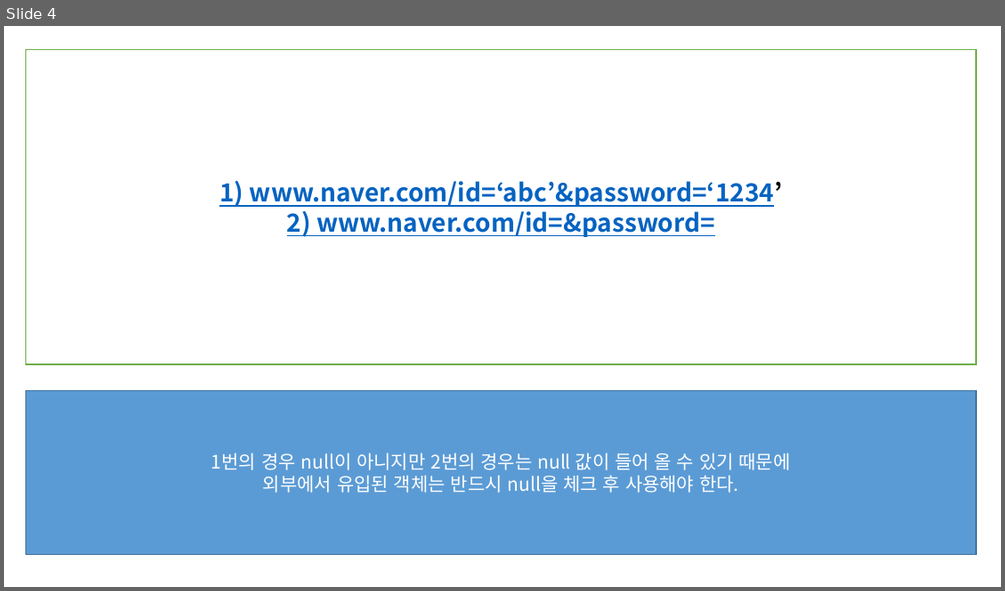
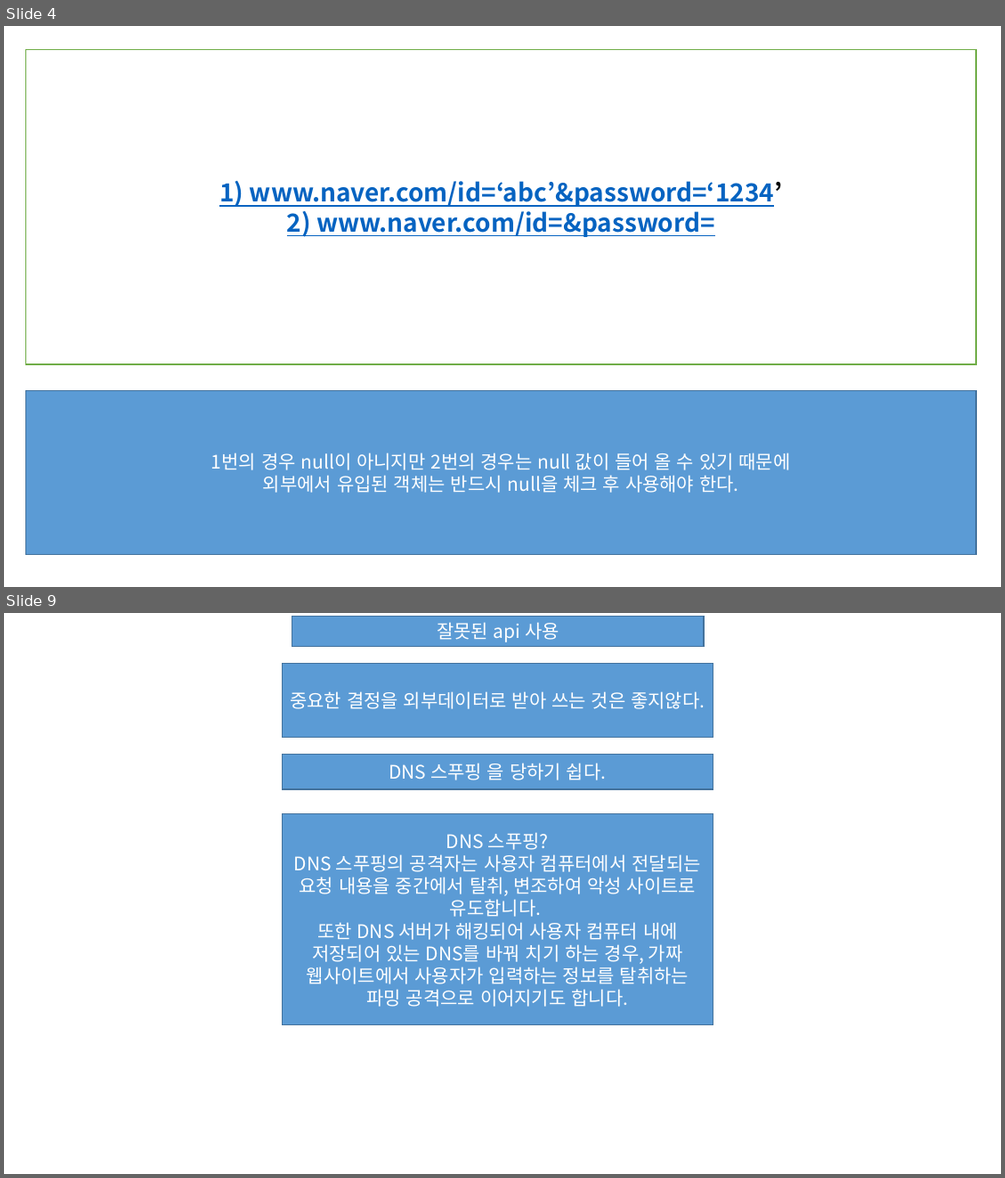
Before and after one commit to djawlths3/cafe24_security_study_4group, a slide deck: security/2.발표자료/chapter5/안전하지않은코딩스타일.pptx. Shown one above the other, each under a label of ours: slide 4 before the commit, slides 4 and 9 after it; the slides between them are not shown. The pictures are 1005x591 and 1005x1178 pixels, drawn with LibreOffice and Linux fonts; fonts in the diff are those of the drawing. Boxes give left, top, right and bottom in pixels: in the first picture for what was removed or moved away, otherwise in the second. Text is boxed around its words. In the diff, an @@ line names an element or a change of style, - is before the commit and + after.

```diff
--- a/security/2.발표자료/chapter5/안전하지않은코딩스타일.pptx
+++ b/security/2.발표자료/chapter5/안전하지않은코딩스타일.pptx
@@ slide 9 added at (4, 613, 1001, 1174), background #FFFFFF @@
@@ rectangle added at (291, 616, 704, 647), fill #5B9BD5, outline #43739E 1 pt, 18 pt, text #FFFFFF @@
+잘못된 api 사용
@@ rectangle added at (283, 663, 713, 737), fill #5B9BD5, outline #43739E 1 pt, 18 pt, text #FFFFFF @@
+중요한 결정을 외부데이터로 받아 쓰는 것은 좋지않다.
@@ rectangle added at (283, 754, 713, 788), fill #5B9BD5, outline #43739E 1 pt, 18 pt, text #FFFFFF @@
+DNS 스푸핑 을 당하기 쉽다.
@@ rectangle added at (283, 814, 713, 1024), fill #5B9BD5, outline #43739E 1 pt, 18 pt, text #FFFFFF @@
+DNS 스푸핑?
+DNS 스푸핑의 공격자는 사용자 컴퓨터에서 전달되는 요청 내용을 중간에서 탈취, 변조하여 악성 사이트로 유도합니다.
+또한 DNS 서버가 해킹되어 사용자 컴퓨터 내에 저장되어 있는 DNS를 바꿔 치기 하는 경우, 가짜 웹사이트에서 사용자가 입력하는 정보를 탈취하는 파밍 공격으로 이어지기도 합니다.
```
Also in this commit, not shown: 4 other slides added.
